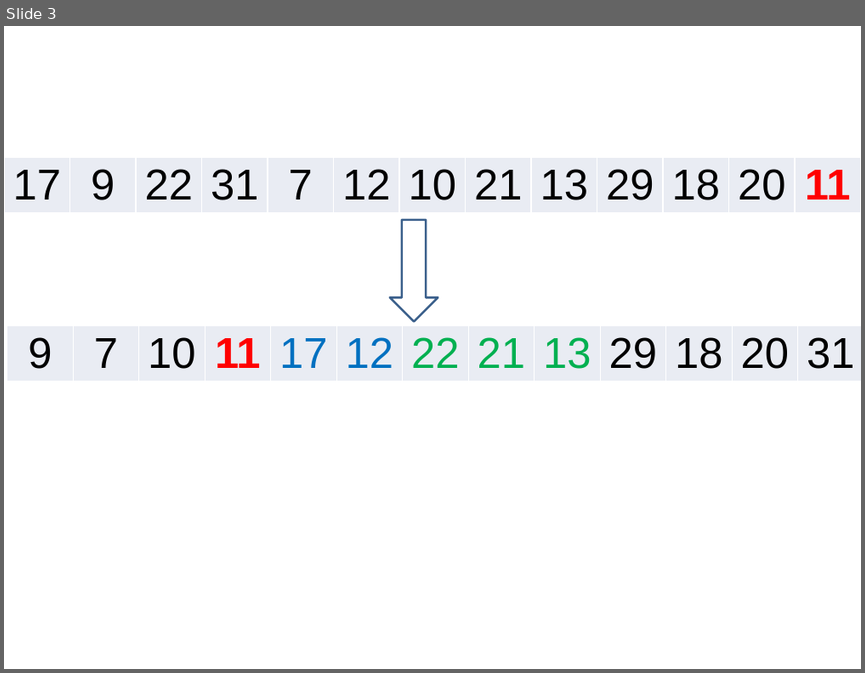
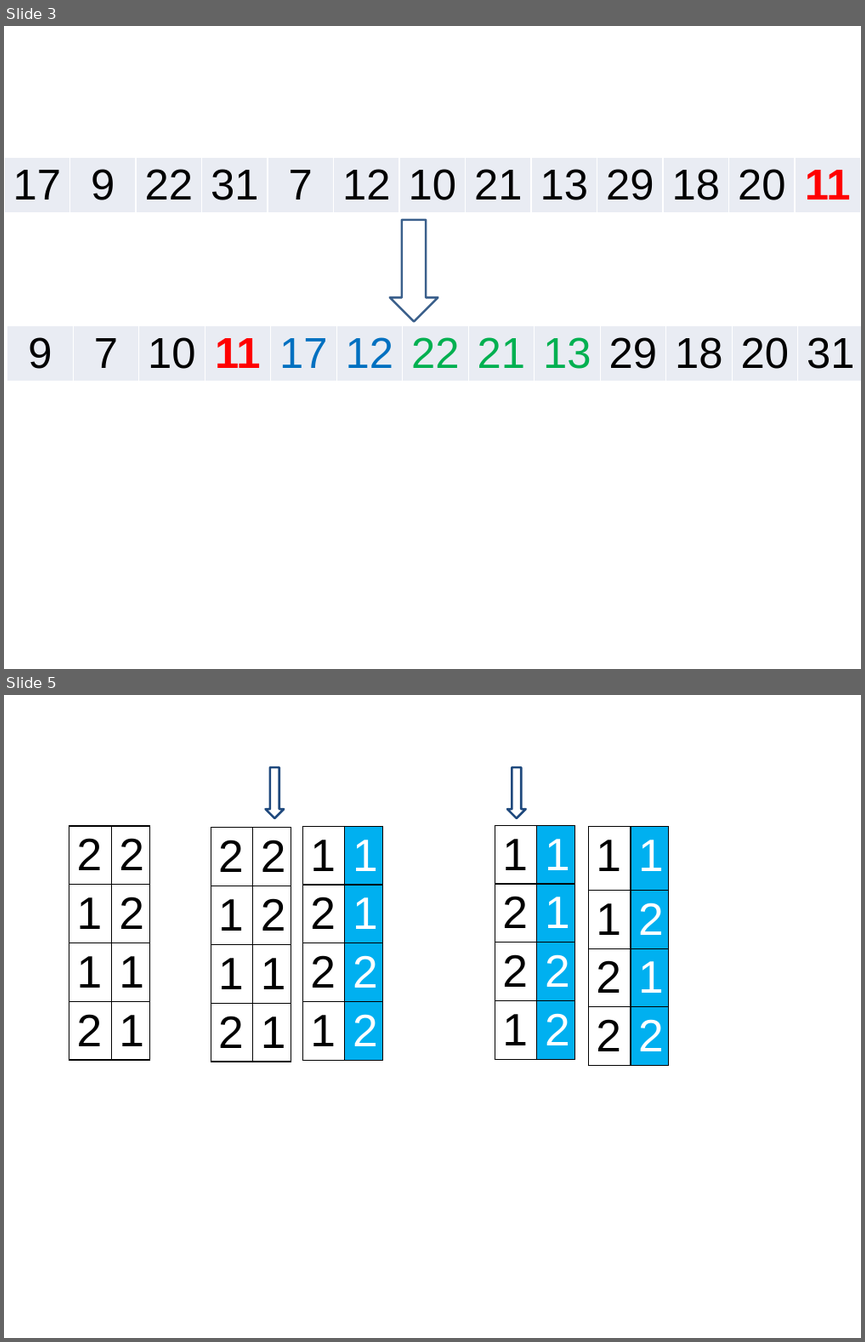
Before and after one commit to saravanan-thirumuruganathan/cse5311Fall2014, a slide deck: slides/3_SortingLB_LinearSorting/figures.pptx. Shown one above the other, each under a label of ours: slide 3 before the commit, slides 3 and 5 after it; the slides between them are not shown. The pictures are 865x673 and 865x1342 pixels, drawn with LibreOffice and Linux fonts; fonts in the diff are those of the drawing. Boxes give left, top, right and bottom in pixels: in the first picture for what was removed or moved away, otherwise in the second. Text is boxed around its words. In the diff, an @@ line names an element or a change of style, - is before the commit and + after.

Commit message:
updated lectures 3 and 4

```diff
--- a/slides/3_SortingLB_LinearSorting/figures.pptx
+++ b/slides/3_SortingLB_LinearSorting/figures.pptx
@@ slide 5 added at [4, 695, 861, 1338], background #FFFFFF @@
@@ down arrow added at [265, 767, 284, 818], fill #FFFFFF, outline #1F497D 2 pt @@
@@ down arrow added at [508, 767, 527, 818], fill #FFFFFF, outline #1F497D 2 pt @@
@@ table added at [69, 826, 149, 1074], 4 rows, 2 columns @@
+2 | 2
+1 | 2
+1 | 1
+2 | 1
@@ table added at [211, 828, 291, 1077], 4 rows, 2 columns @@
+2 | 2
+1 | 2
+1 | 1
+2 | 1
@@ table added at [302, 827, 382, 1075], 4 rows, 2 columns @@
+1 | 1
+2 | 1
+2 | 2
+1 | 2
@@ table added at [494, 826, 574, 1074], 4 rows, 2 columns @@
+1 | 1
+2 | 1
+2 | 2
+1 | 2
@@ table added at [589, 827, 669, 1077], 4 rows, 2 columns @@
+1 | 1
+1 | 2
+2 | 1
+2 | 2
```
Also in this commit, not shown: 1 other slide added, 26 other files.
